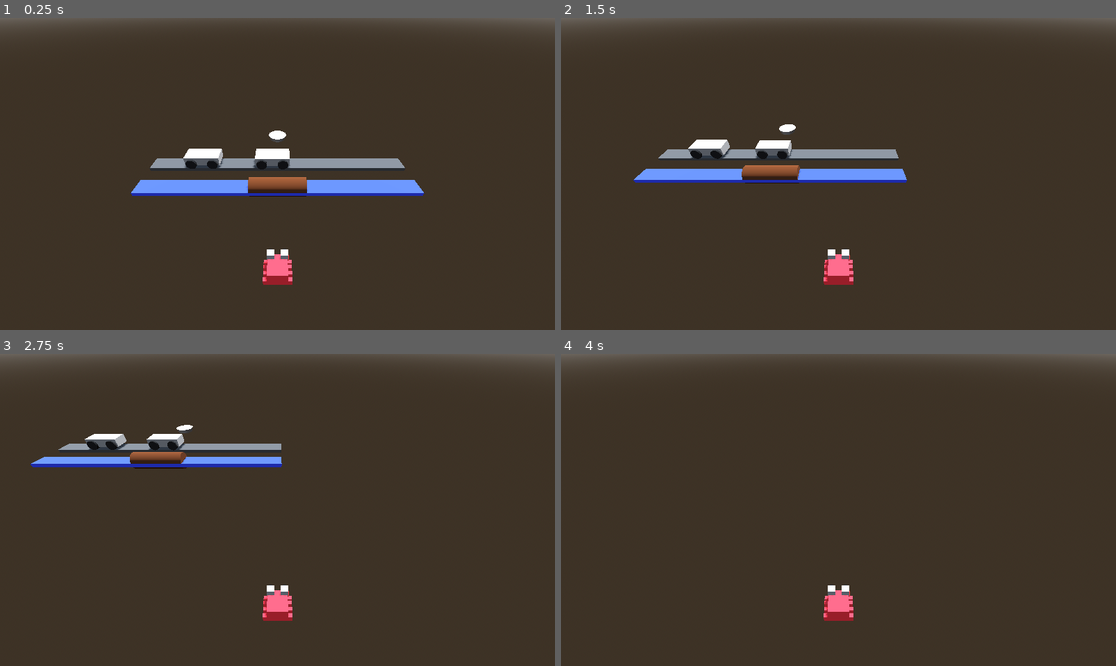
Above: before the commit, frames 1-4 (two rows, left to right).
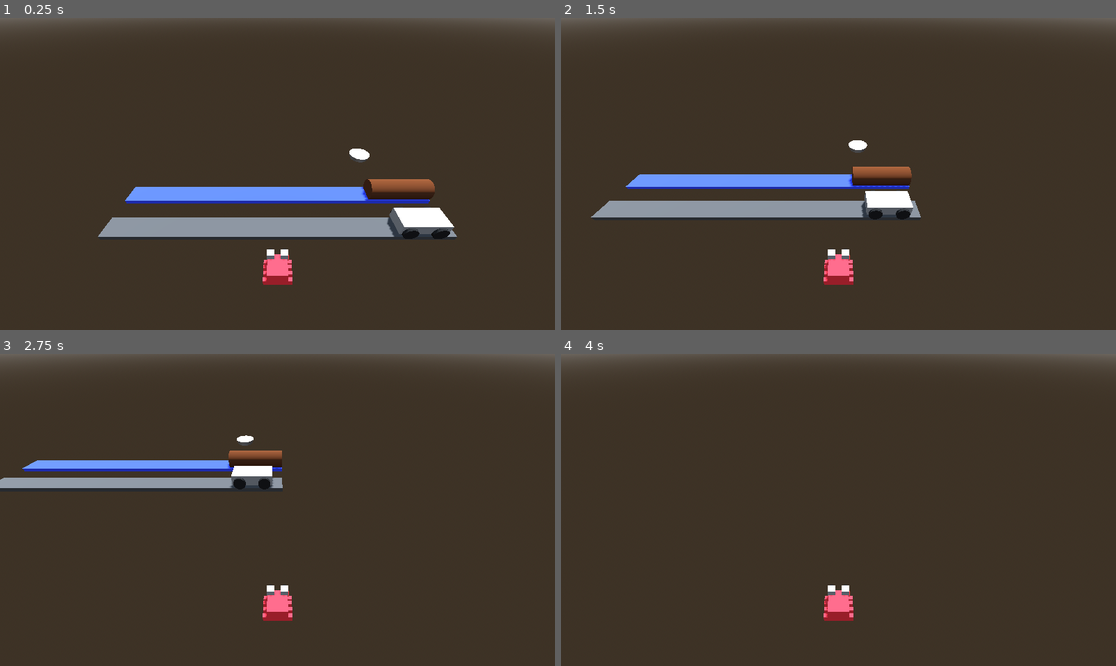
Above: after the commit, the same moments.

Repository: AsheUrban/crabxing
Game: Godot game, scene res://Main/Main.tscn
Same seed, same stepped clock (60 frames per second), same inputs: the game is played once before the commit and once after it.
Inputs:
- Up to frame 1 (0.25 s): no input
- Up to frame 2 (1.5 s): tap Enter (ui_accept) at 0.5, 0.77 s; hold D (move_right) 0.53-1.28 s; hold S (move_backward) from 1.28 s (still down)
- Up to frame 3 (2.75 s): tap Enter (ui_accept) at 1.52 s; release S (move_backward) at 2.03 s; hold D (move_right) from 2.03 s (still down)
- Up to frame 4 (4 s): release D (move_right) at 2.78 s; hold W (move_forward) 2.78-3.53 s; tap Enter (ui_accept) at 3.02, 3.77 s; hold A (move_left) from 3.53 s (still down)

The runs differ from the first frame. In frame 1, 9.8% of the frame differs, in the area x 17-83%, y 36-85%; in frame 2, 8.0%; in frame 3, 5.3%; in frame 4, less than 0.1%.

Commit message:
Video 2
video 2, 9:55

Diff:
--- a/Code/Main/Main.tscn
+++ b/Code/Main/Main.tscn
@@ -35,7 +35,6 @@
 shadow_enabled = true
 
 [node name="Animal" parent="." instance=ExtResource("2_omvvu")]
-transform = Transform3D(1, 0, 0, 0, 1, 0, 0, 0, 1, 0, 0, 1.76682)
 
 [node name="Rig" type="Node3D" parent="Animal"]
 transform = Transform3D(1, 0, 0, 0, 0.757941, 0.652323, 0, -0.652323, 0.757941, 0, 0.325095, 0)
@@ -44,22 +43,19 @@
 transform = Transform3D(1, 0, 0, 0, 1, 0, 0, 0, 1, 0, 3.45778, 7.21685)
 
 [node name="River" parent="." instance=ExtResource("3_iw6bc")]
-transform = Transform3D(1, 0, 0, 0, 1, 0, 0, 0, 1, 0, 0, -2.7428)
+transform = Transform3D(1, 0, 0, 0, 1, 0, 0, 0, 1, 0, 0, -4)
 
 [node name="Road" parent="." instance=ExtResource("4_lqfiw")]
-transform = Transform3D(1, 0, 0, 0, 1, 0, 0, 0, 1, 0, 0, -4.76609)
+transform = Transform3D(1, 0, 0, 0, 1, 0, 0, 0, 1, 0, 0, -2)
 
 [node name="Vehicle" parent="." instance=ExtResource("5_y4yr2")]
-transform = Transform3D(1, 0, 0, 0, 1, 0, 0, 0, 1, -0.289294, 0, -4.76213)
+transform = Transform3D(1, 0, 0, 0, 1, 0, 0, 0, 1, 6, 0, -2)
 
 [node name="Vessel" parent="." instance=ExtResource("6_ygbpn")]
-transform = Transform3D(1, 0, 0, 0, 1, 0, 0, 0, 1, 0, -0.326929, -2.7428)
-
-[node name="Vehicle2" parent="." instance=ExtResource("5_y4yr2")]
-transform = Transform3D(1, 0, 0, 0, 1, 0, 0, 0, 1, -4.34941, 0, -4.79586)
+transform = Transform3D(1, 0, 0, 0, 1, 0, 0, 0, 1, 6, 0, -4)
 
 [node name="Roost" parent="." instance=ExtResource("7_53kd6")]
-transform = Transform3D(1, 0, 0, 0, 1, 0, 0, 0, 1, 0, 0, -7.50872)
+transform = Transform3D(1, 0, 0, 0, 1, 0, 0, 0, 1, 5, 0, -7)
 
 [node name="PlayerUi" parent="." instance=ExtResource("8_btwxf")]
 
